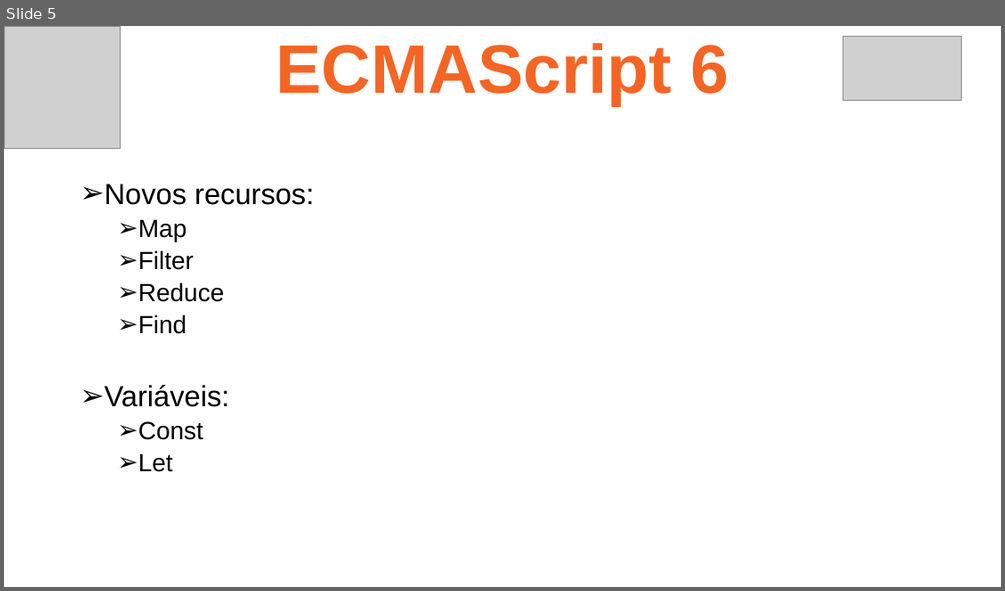
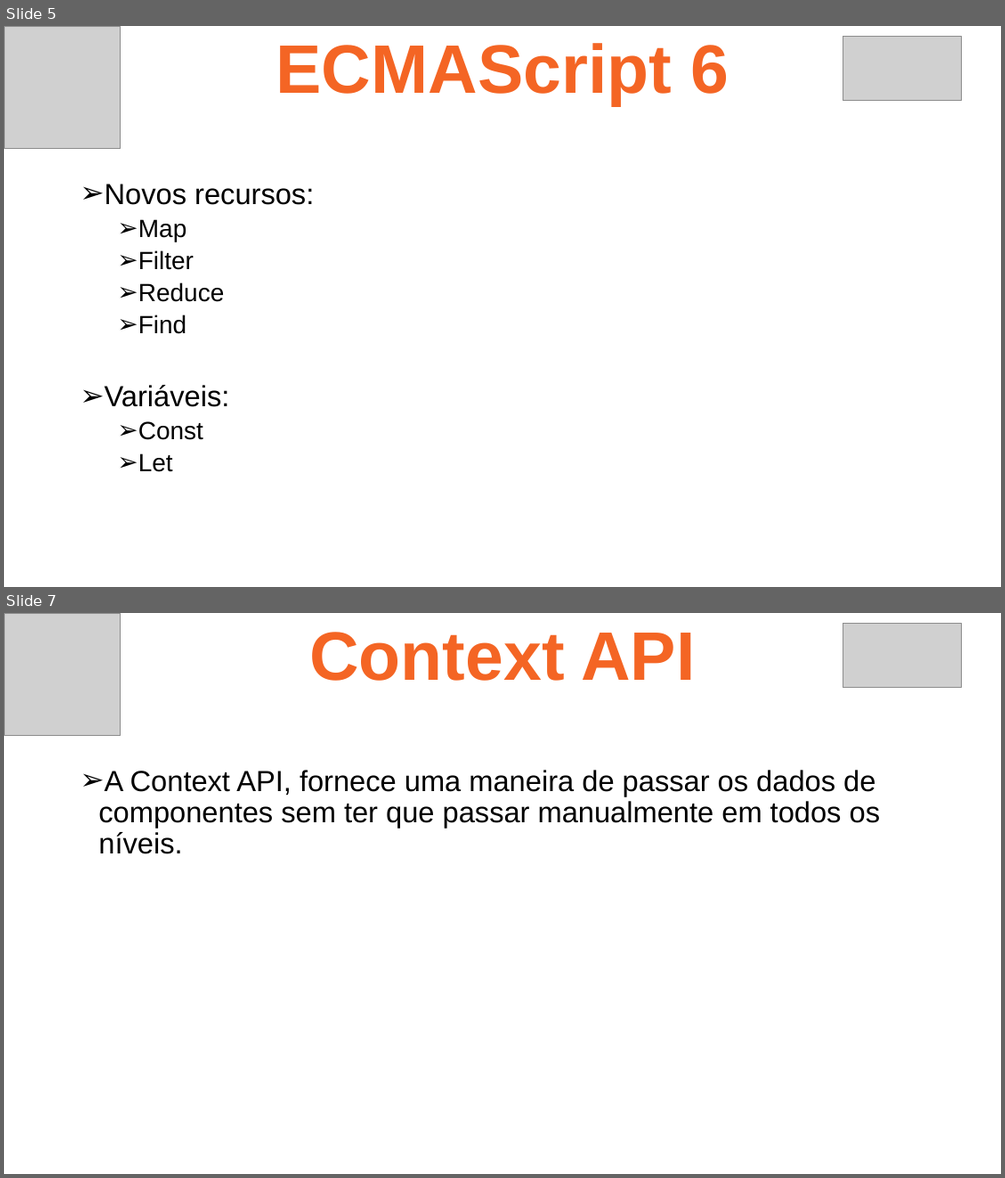
Before and after one commit to ruan4f/Treinamento_Node_React, a slide deck: material/ReactAula2.pptx. Shown one above the other, each under a label of ours: slide 5 before the commit, slides 5 and 7 after it; the slides between them are not shown. The pictures are 1005x591 and 1005x1178 pixels, drawn with LibreOffice and Linux fonts; fonts in the diff are those of the drawing; grey boxes stand for pictures. Boxes give left, top, right and bottom in pixels: in the first picture for what was removed or moved away, otherwise in the second. Text is boxed around its words. In the diff, an @@ line names an element or a change of style, - is before the commit and + after.

```diff
--- a/material/ReactAula2.pptx
+++ b/material/ReactAula2.pptx
@@ slide 7 added at <box>4,613,1001,1174</box>, background #FFFFFF @@
@@ picture added at <box>4,613,120,736</box> @@
@@ text added at <box>309,632,695,681</box>, 66 pt, text #F46524, bold @@
+Context API
@@ picture added at <box>843,623,961,687</box> @@
@@ text added at <box>98,770,881,854</box>, 28 pt, text #000000 @@
+➢ A Context API, fornece uma maneira de passar os dados de componentes sem ter que passar manualmente em todos os níveis.
```
Also in this commit, not shown: 5 other slides added, 2 other files.
